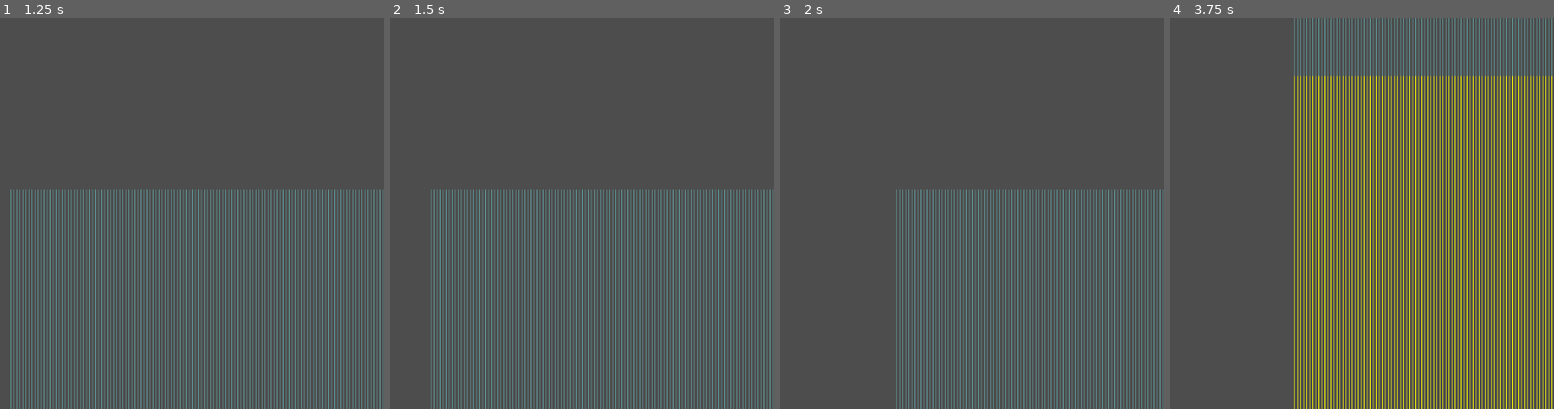
Above: before the commit, frames 1-4 (left to right).
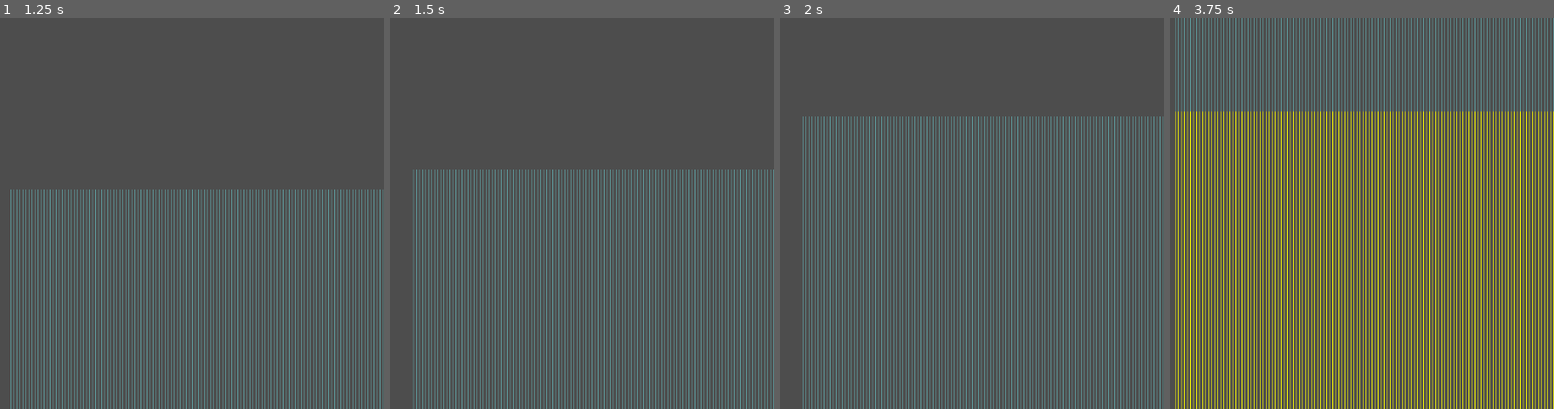
Above: after the commit, the same moments.

Repository: binary-soup/Raycasting
Game: Godot game, scene res://main.tscn
Two runs of this game, one before a commit and one after it. Both use one fixed random seed, a clock stepped at 60 frames per second and the inputs below.
Inputs:
- Up to frame 1 (1.25 s): tap Enter at 0.5 s; hold D (rotate_right) from 0.53 s (still down)
- Up to frame 2 (1.5 s): tap Space at 1.25 s; release D (rotate_right) at 1.28 s; hold S (move_back) from 1.28 s (still down)
- Up to frame 3 (2 s): keep holding S (move_back)
- Up to frame 4 (3.75 s): release S (move_back) at 2.03 s; hold D (rotate_right) 2.03-2.78 s; hold W (move_forward) 2.78-3.53 s; hold A (rotate_left) from 3.53 s (still down)

Frame 1 is identical in both runs. In frame 2, 23% of the frame differs, in the area x 5-100%, y 38-100%; in frame 3, 8.9%; in frame 4, 55%, in the area x 1-100%, y 0-100%.

Commit message:
fix rendering issues

Diff:
--- a/main.gd
+++ b/main.gd
@@ -7,8 +7,6 @@
 @onready var tile_map := $TileMap
 @onready var player := $Player
 @onready var camera := $Player/Camera2D
-
-const cell_size := 16
 
 const colours := {
 	Vector2i(0, 0): Color.RED,
@@ -45,24 +43,24 @@
 func _render_column(x : float, angle : float):
 	var dir := Vector2.UP.rotated(angle + player.rotation)
 
-	var start_pos : Vector2 = player.position
+	var start_pos : Vector2 = player.position / 16
 	var pos := start_pos
 
 	var mid_point = viewport_size.y / 2
 	var wall_height := 0.0
 
 	while true:
-		pos = _calc_intersection_point(pos, dir) + dir
+		pos = _calc_intersection_point(pos, dir)
 
-		var dist := pos.distance_to(start_pos) * cos(angle) # fish eye fix
+		var dist := pos.distance_to(start_pos) * cos(angle)
 		if dist > player.far_plane:
 			break
 
-		var coords : Vector2i = tile_map.get_cell_atlas_coords(0, tile_map.local_to_map(pos))
+		var coords : Vector2i = tile_map.get_cell_atlas_coords(0, pos.floor())
 		if coords == Vector2i(-1, -1):
 			continue
 
-		wall_height = (viewport_size.y / 2) / dist * cell_size
+		wall_height = viewport_size.y / dist
 		draw_line(Vector2(x, mid_point - wall_height), Vector2(x, mid_point + wall_height), colours[coords])
 		break
 
@@ -70,9 +68,9 @@
 	draw_line(Vector2(x, mid_point + wall_height), Vector2(x, viewport_size.y), floor_colour)
 
 
-
 func _calc_intersection_point(pos : Vector2, dir : Vector2) -> Vector2:
-	var cell := Rect2i(tile_map.local_to_map(pos) * cell_size, Vector2i(cell_size, cell_size))
+	var offset := Vector2(0.001, 0.001)
+	var cell := Rect2(pos.floor() - offset, Vector2(1, 1) + offset)
 
 	if dir == Vector2.UP:
 		return Vector2(pos.x, cell.position.y)
--- a/player.gd
+++ b/player.gd
@@ -2,8 +2,8 @@
 class_name Player
 
 @export var move_speed := 50
-@export var rotate_speed := 2*PI/3
-@export var fov := PI/4
+@export var rotate_speed := PI/3
+@export var fov := PI/6
 @export var far_plane := 300.0
 
 
